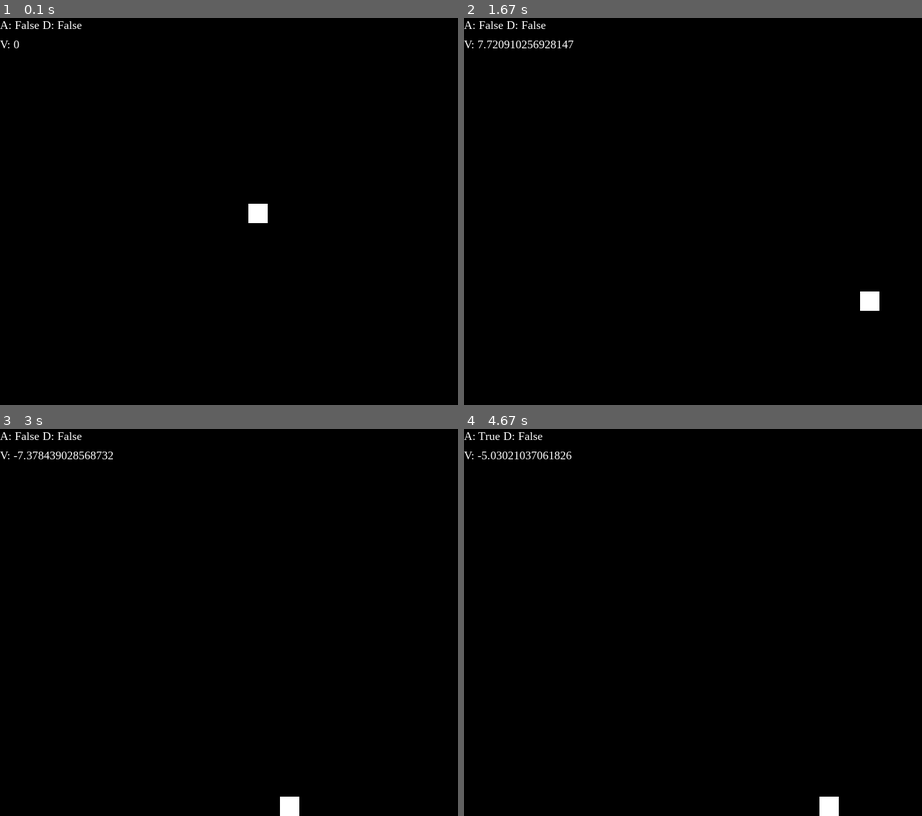
Above: before the commit, frames 1-4 (two rows, left to right).
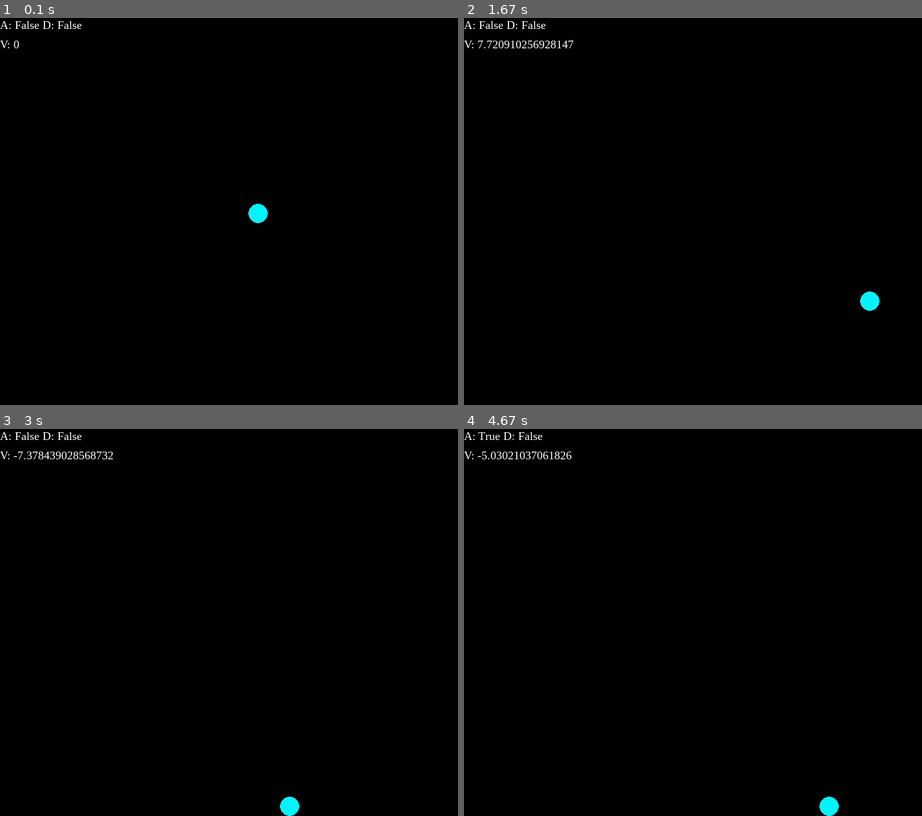
Above: after the commit, the same moments.

Repository: kamilxkruk/PyGamePlatformer
Game: pygame game, started from main.py
The game is run twice, just before and just after one commit, with the same random seed, the same clock (stepped at 60 frames per second) and the same inputs.
Inputs:
- Up to frame 1 (0.1 s): no input
- Up to frame 2 (1.67 s): hold D 0.33-0.8 s; hold W 0.83-1.13 s; hold D 1.17-1.63 s
- Up to frame 3 (3 s): hold A 1.67-2.2 s; hold S 2.23-2.53 s; hold A 2.57-2.97 s
- Up to frame 4 (4.67 s): hold W 3-3.37 s; hold D 3.4-4.03 s; hold S 4.07-4.43 s; hold A from 4.47 s (still down)

The runs differ from the first frame. In frame 1, 0.2% of the frame differs, in the area x 54-59%, y 48-53%; in frame 2, 0.2%; in frame 3, 0.2%; in frame 4, 0.2%.

Commit message:
Present player as a sprite

Diff:
--- a/player.py
+++ b/player.py
@@ -5,13 +5,23 @@
 class Player(object):
     def __init__(self):
         self.centerOfScreen = (SCREEN_WIDTH / 2,SCREEN_HEIGHT / 2)
-        self.position = self.centerOfScreen
+        self.position = (self.centerOfScreen)
         self.velocity_X = 0
         self.velocity_Y = 0
         self.acc_x = 0
         self.acc_y = 0
         self.rectangle = pygame.Rect(0,0, BOX_SIZE, BOX_SIZE)
         self.rectangle.center = self.position
+
+        self.playerSprite = pygame.sprite.Sprite()
+        self.playerSprite.rect = self.rectangle
+        #Setting sprite
+        self.playerSprite.image = pygame.Surface((BOX_SIZE,BOX_SIZE))
+        pygame.draw.circle(self.playerSprite.image,LIGHT_BLUE,(BOX_SIZE/2,BOX_SIZE/2),BOX_SIZE/2)
+
+
+        self.playerSpriteGroup = pygame.sprite.Group()
+        self.playerSpriteGroup.add(self.playerSprite)
 
         self.myFont = pygame.font.SysFont("Times New Roman", 18)
         self.infoLabel = self.myFont.render('Test',1,WHITE)
@@ -21,6 +31,7 @@
         self.velocityLabelRect = self.velocityLabel.get_rect()
         self.velocityLabelRect.topleft = (0,30)
         # self.infoLabelRect.bottomright = (SCREEN_WIDTH,SCREEN_HEIGHT)
+
 
 
     def move(self, keys):
@@ -55,6 +66,8 @@
 
             if self.velocity_X > 0 or (self.velocity_X < 0 and  self.rectangle.left + self.velocity_X > 0):
                 self.rectangle.x += self.velocity_X
+                if self.velocity_X > 0 and self.rectangle.left > SCREEN_WIDTH:
+                    self.rectangle.left = 0
 
         if abs(self.velocity_Y) > 0.5:
             if self.velocity_Y > 0:
@@ -71,5 +84,8 @@
         display.blit(self.infoLabel,self.infoLabelRect)
         display.blit(self.velocityLabel,self.velocityLabelRect)
 
-        pygame.draw.circle(display,(3,252,40),self.rectangle.center,BOX_SIZE/2)
-        pygame.draw.rect(display,WHITE,self.rectangle)
+        self.playerSpriteGroup.update()
+        self.playerSpriteGroup.draw(display)
+
+        # pygame.draw.circle(display,LIGHT_BLUE,self.rectangle.center,BOX_SIZE/2)
+        # pygame.draw.rect(display,WHITE,self.rectangle)
--- a/settings.py
+++ b/settings.py
@@ -11,3 +11,4 @@
 WHITE = (255,255,255)
 BLACK = (0,0,0)
 GREEN = (0,255,0)
+LIGHT_BLUE = (3,244,252)
